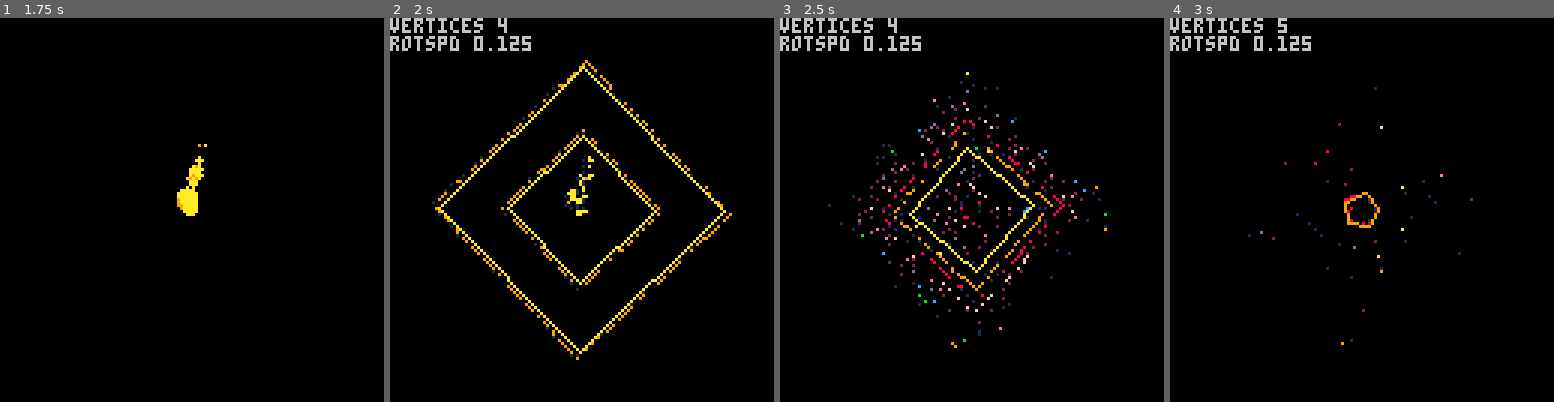
Above: before the commit, frames 1-4 (left to right).
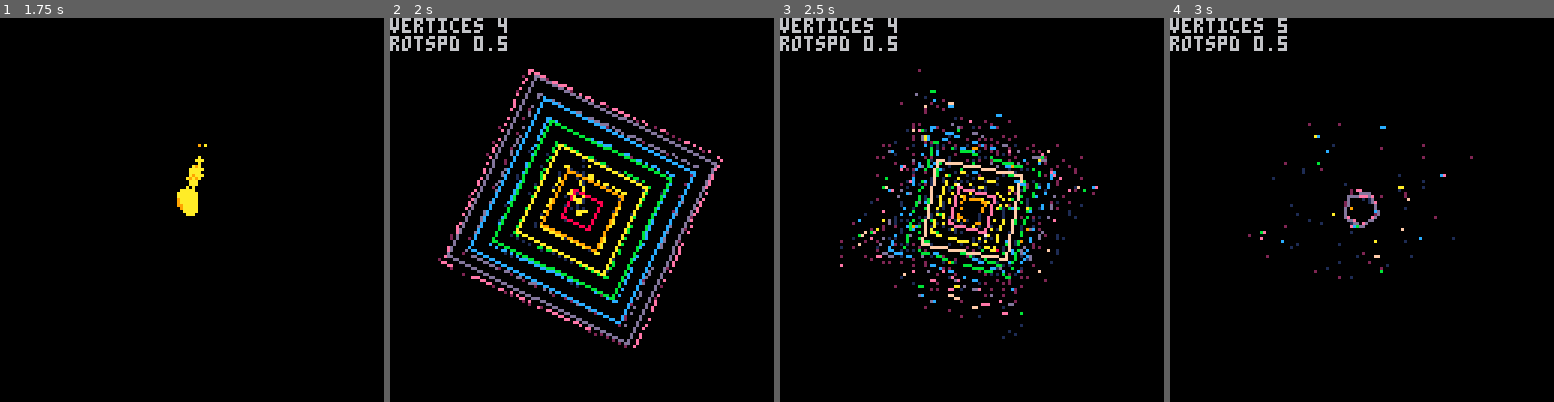
Above: after the commit, the same moments.

Repository: CRBroughton/pico-particles
Game: PICO-8 cartridge pico-particles.p8
Two runs of this game, one before a commit and one after it. Both use one fixed random seed, a clock stepped at 60 frames per second and the inputs below.
Inputs:
- Up to frame 1 (1.75 s): tap X (X key) at 0.33, 1.07 s; tap O (Z key) at 0.7, 1.7 s; hold Right from 1.6 s (still down)
- Up to frame 2 (2 s): keep holding Right; tap X (X key) at 1.85 s
- Up to frame 3 (2.5 s): release Right at 2.1 s; tap O (Z key) at 2.1 s; hold Up 2.15-2.42 s; hold Right from 2.47 s (still down)
- Up to frame 4 (3 s): keep holding Right; tap O (Z key) at 2.5, 2.9 s; tap X (X key) at 2.97 s

Frame 1 is identical in both runs. In frame 2, 11% of the frame differs, in the area x 10-90%, y 4-90%; in frame 3, 7.6%; in frame 4, 1.0%.

Commit message:
feat: :sparkles: increase rotational speed, random colours

Diff:
--- a/polygon.lua
+++ b/polygon.lua
@@ -15,7 +15,7 @@
         frameCount = 0,
         points = {},
         vertices = 3, -- number of polygon self.vertices
-        rotationSpeed = 1 / 8, -- rotation speed
+        rotationSpeed = 1 / 2, -- rotation speed
         radiusSpeed = 1 / 3,
     }
     function self.update()
@@ -46,12 +46,14 @@
         self.frameCount += 1
         radius = map2(cos(t()*self.radiusSpeed+.5)^.5, {6,60})
         step = map(cos(t()*self.rotationSpeed+.5), {8,40})
+        colour = 16
         for r = radius, 4, -step do
+            colour -= 1
             for i = 1, #self.points do
                 local p1, p2 = self.points[i], self.points[i + 1]
                 -- connect last & first point
                 if (i == #self.points) p2 = self.points[1]
-                line(64 + r * p1.x, 64 + r * p1.y, 64 + r * p2.x,64 + r * p2.y, self.frameCount%8+8)
+                line(64 + r * p1.x, 64 + r * p1.y, 64 + r * p2.x,64 + r * p2.y, colour - self.frameCount%5)
             end
         end
 
